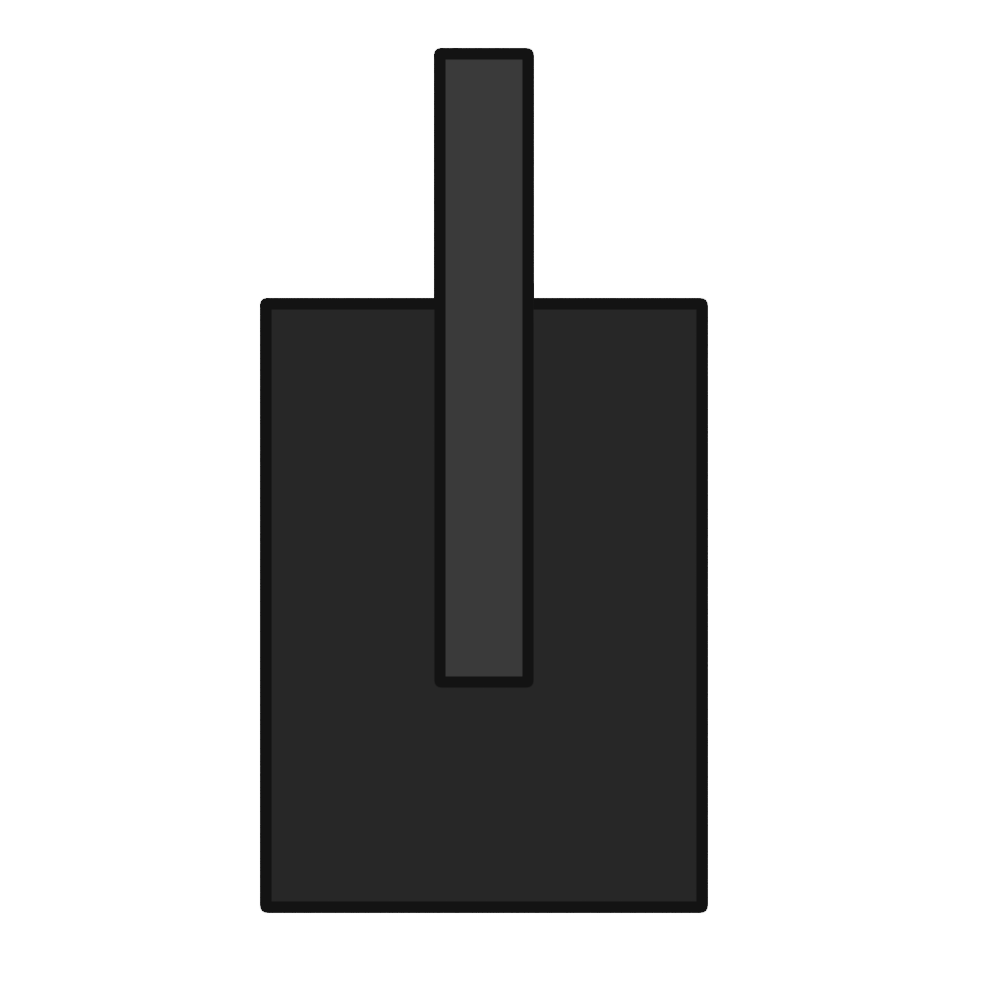
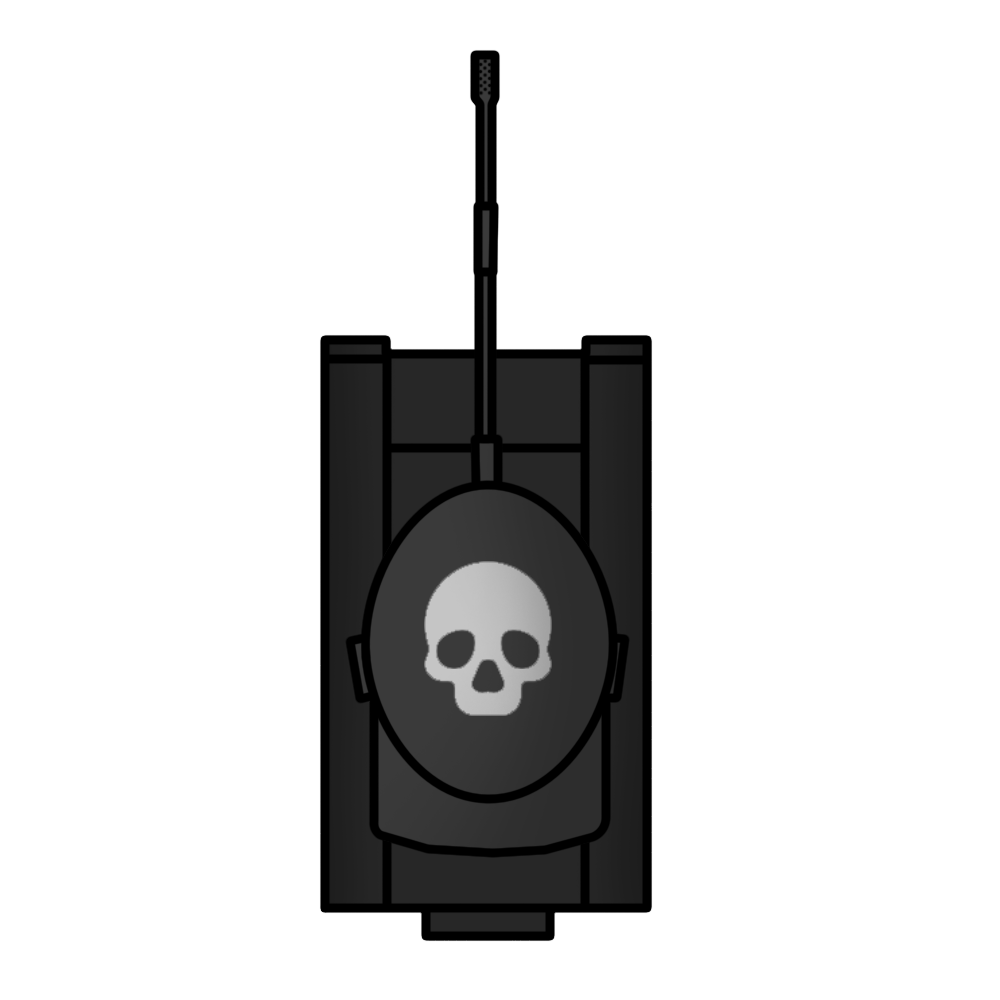
Layers edited between the first and the second 1000 x 1000 image:
added layer "Tank" above "Old" over <box>319,49,653,942</box>
moved "Layer 2" into group "Old" over <box>433,47,535,689</box>
moved "Layer 3" into group "Old" over <box>436,48,534,687</box>
moved "Layer 1" into group "Old" over <box>259,297,709,914</box>
moved "Layer 4" into group "Old" over <box>260,48,708,913</box>
